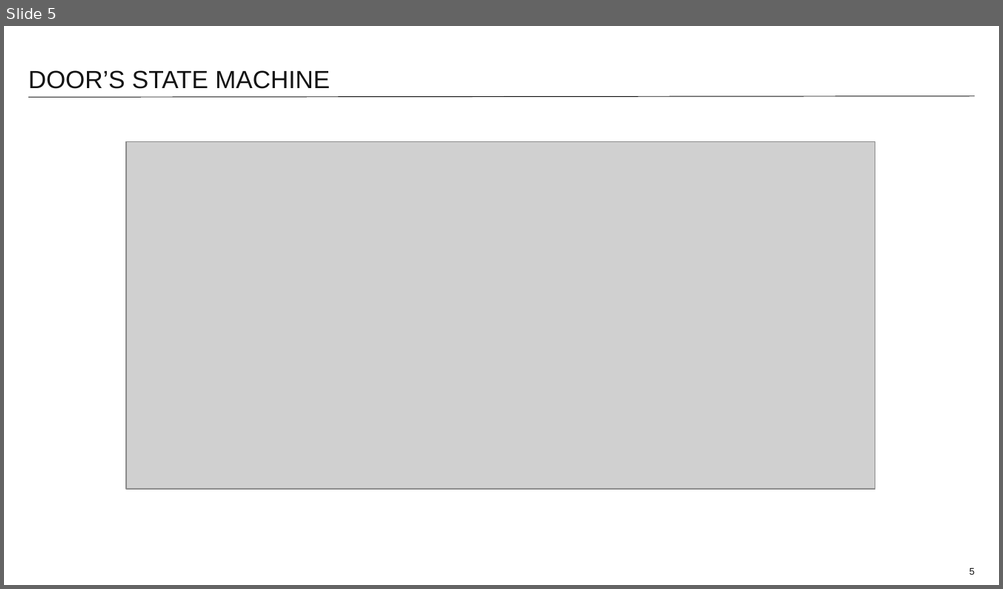
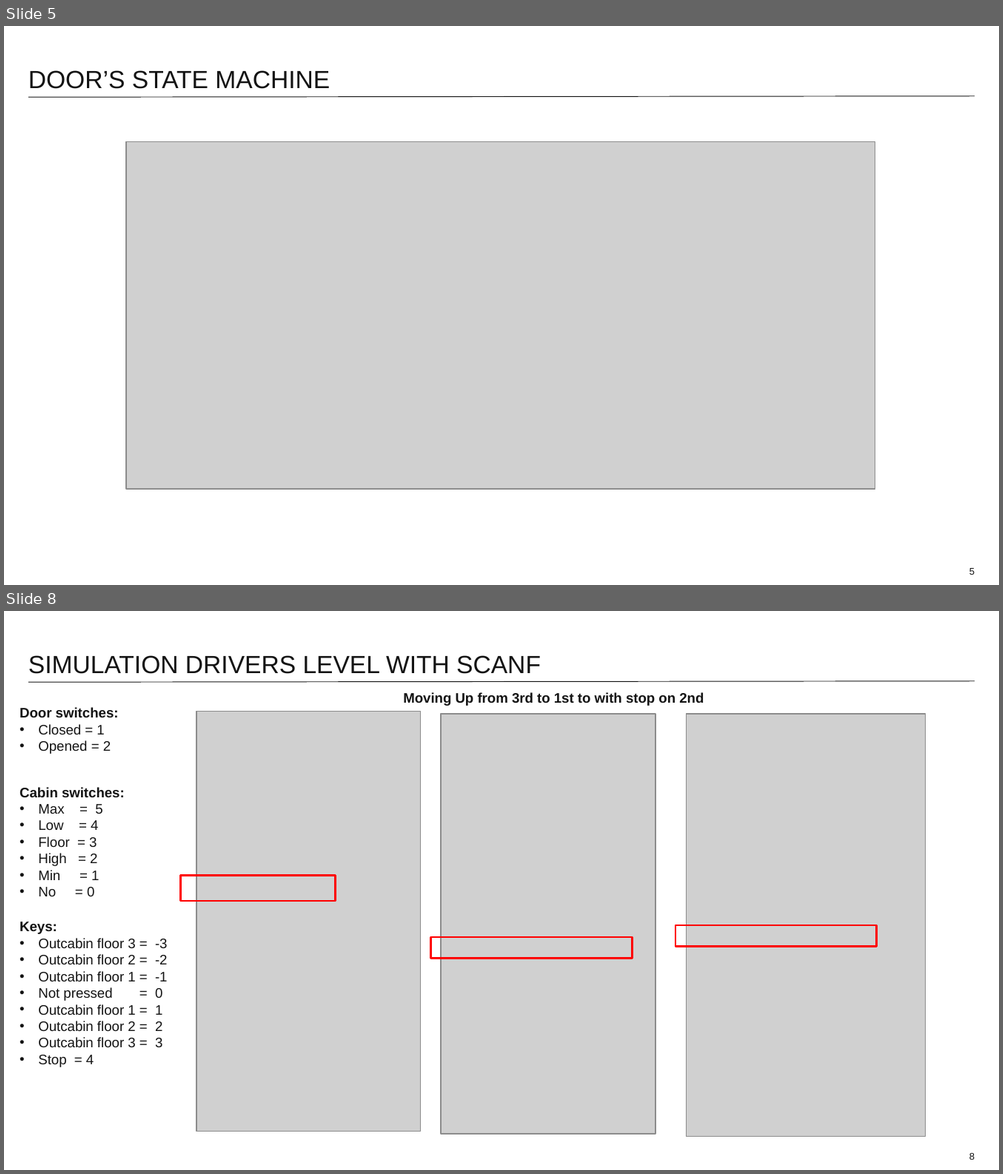
Before and after one commit to OleksandrIvanov88/EmbeddedProCamp, a slide deck: ElevatorControl/Elevator presentation.pptx. Shown one above the other, each under a label of ours: slide 5 before the commit, slides 5 and 8 after it; the slides between them are not shown. The pictures are 1003x589 and 1003x1174 pixels, drawn with LibreOffice and Linux fonts; fonts in the diff are those of the drawing; grey boxes stand for pictures. Boxes give left, top, right and bottom in pixels: in the first picture for what was removed or moved away, otherwise in the second. Text is boxed around its words. In the diff, an @@ line names an element or a change of style, - is before the commit and + after.

Commit message:
version 1.1 STOP button added to logic

```diff
--- a/ElevatorControl/Elevator presentation.pptx
+++ b/ElevatorControl/Elevator presentation.pptx
@@ slide 8 added at box(4, 611, 999, 1170), background #FFFFFF; not listed: 1 template element that a slide beside it also shows @@
@@ title added at box(28, 655, 540, 674), 18 pt, text #131313 @@
+SIMULATION DRIVERS LEVEL WITH SCANF
@@ text added at box(403, 692, 703, 706), 10 pt, text #131313, bold @@
+Moving Up from 3rd to 1st to with stop on 2nd
@@ text added at box(20, 707, 119, 754), 10 pt, text #131313 @@
+Door switches:
+• Closed = 1
+• Opened = 2
@@ picture added at box(196, 712, 420, 1132) @@
@@ picture added at box(441, 715, 655, 1135) @@
@@ picture added at box(686, 715, 925, 1137) @@
@@ text added at box(20, 787, 125, 897), 10 pt, text #131313 @@
+Cabin switches:
+• Max = 5
+• Low = 4
+• Floor = 3
+• High = 2
+• Min = 1
+• No = 0
@@ rectangle added at box(181, 876, 336, 900), outline #FF0000 1.5 pt @@
@@ text added at box(20, 922, 168, 1068), 10 pt, text #131313 @@
+Keys:
+• Outcabin floor 3 = -3
+• Outcabin floor 2 = -2
+• Outcabin floor 1 = -1
+• Not pressed = 0
+• Outcabin floor 1 = 1
+• Outcabin floor 2 = 2
+• Outcabin floor 3 = 3
+• Stop = 4
@@ rectangle added at box(431, 937, 632, 958), outline #FF0000 1.5 pt @@
@@ rectangle added at box(675, 925, 876, 946), outline #FF0000 1.5 pt @@
@@ page number added at box(969, 1153, 974, 1160), 7 pt, text #131313 @@
+8
```
Also in this commit, not shown: 2 slides changed, 3 other files.
